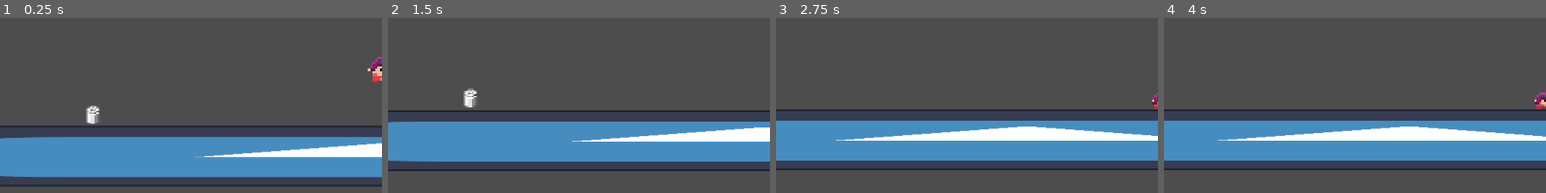
Above: before the commit, frames 1-4 (left to right).
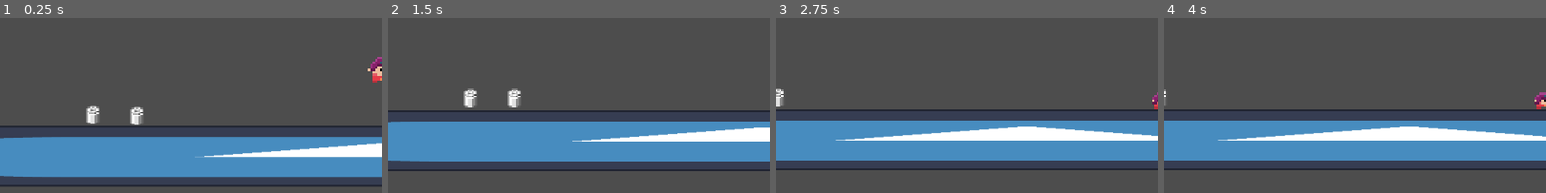
Above: after the commit, the same moments.

Repository: diamonddevv/github-game-off-2024
Game: Godot game, scene res://scenes/main.tscn
The game is run twice, just before and just after one commit, with the same random seed, the same clock (stepped at 60 frames per second) and the same inputs. The engine's default icon, where the game draws it, is replaced by a stand-in: a white triangle on a blue panel in a dark square.
Inputs:
- Up to frame 1 (0.25 s): no input
- Up to frame 2 (1.5 s): hold S (crouch) 0.53-1.28 s; hold D (right) from 0.53 s (still down); tap W (jump) at 0.77 s; tap S (crouch) at 1.35 s
- Up to frame 3 (2.75 s): tap W (jump) at 1.52 s; release D (right) at 2.03 s; hold A (left) from 2.03 s (still down); hold S (crouch) from 2.03 s (still down)
- Up to frame 4 (4 s): release A (left) at 2.78 s; release S (crouch) at 2.78 s; hold D (right) from 2.78 s (still down); tap S (crouch) at 2.85 s; tap W (jump) at 3.02, 3.77 s; hold S (crouch) from 3.53 s (still down)
The pictures show only the part of the screen within x 0-50%, y 50-100%; the shares and areas given below are measured in that part.

The runs differ from the first frame. In frame 1, 0.3% of the frame differs, in the area x 34-38%, y 50-62%; in frame 2, 0.3%; in frame 3, 0.2%; in frame 4, less than 0.1%.

Commit message:
crafting recipes

Diff:
--- /dev/null
+++ b/prefabs/game/crafting_station.tscn
@@ -0,0 +1,19 @@
+[gd_scene load_steps=4 format=3 uid="uid://cre8hki0xv04h"]
+
+[ext_resource type="Script" path="res://scripts/game/crafting_station.gd" id="1_7qybj"]
+[ext_resource type="Texture2D" uid="uid://c166ris5i5wey" path="res://resources/texture/icon.svg" id="2_73uod"]
+
+[sub_resource type="RectangleShape2D" id="RectangleShape2D_t5gfw"]
+size = Vector2(256, 256)
+
+[node name="CraftingStation" type="Node2D"]
+script = ExtResource("1_7qybj")
+
+[node name="Sprite2D" type="Sprite2D" parent="."]
+modulate = Color(0, 0.733978, 0.611725, 1)
+texture = ExtResource("2_73uod")
+
+[node name="ReachableRegion" type="Area2D" parent="."]
+
+[node name="CollisionShape2D" type="CollisionShape2D" parent="ReachableRegion"]
+shape = SubResource("RectangleShape2D_t5gfw")
--- /dev/null
+++ b/resources/data/recipes.json
@@ -0,0 +1,17 @@
+{
+	"recipes": [
+		{
+			"name": "Tin to Aluminium",
+			"ingredients": [
+				{
+					"idx": 0,
+					"count" : 2
+				}
+			],
+			"output": {
+				"idx": 1,
+				"count": 1
+			}
+		}
+	]
+}
--- a/scenes/main.tscn
+++ b/scenes/main.tscn
@@ -36,3 +36,6 @@
 
 [node name="Item" parent="." instance=ExtResource("3_jimpc")]
 position = Vector2(-616, -121)
+
+[node name="Item2" parent="." instance=ExtResource("3_jimpc")]
+position = Vector2(-524, -119)
--- /dev/null
+++ b/scripts/game/crafting_station.gd
@@ -0,0 +1,2 @@
+extends Node2D
+class_name CraftingStation
--- a/scripts/game/item.gd
+++ b/scripts/game/item.gd
@@ -18,7 +18,9 @@
 
 func _on_pickup_box_body_entered(body: Node2D):
 	if body is Player:
-		(body as Player).player_inventory.add_item(item_idx, 1)
+		var actual_added = (body as Player).player_inventory.add_item(item_idx, 1)
+		if actual_added == 0:
+			return
 		queue_free()
 
 
--- a/scripts/global_manager.gd
+++ b/scripts/global_manager.gd
@@ -1,13 +1,17 @@
 extends Node
 class_name GlobalManagerAutoloaded
 
-const items_json_path: String = "res://resources/item.json"
+const items_json_path: String = "res://resources/data/item.json"
+const recipes_json_path: String = "res://resources/data/recipes.json"
 
 var player: Player
+
 var item_types: Array[ItemType]
+var recipes: Array[CraftRecipe]
 
 func _ready() -> void:
 	load_item_types()
+	load_recipes()
 
 func load_item_types():
 	item_types = []
@@ -20,6 +24,24 @@
 
 		item_types.append(item_type)
 
+func load_recipes():
+	recipes = []
+	var data: Array = JSON.parse_string(FileAccess.open(recipes_json_path, FileAccess.READ).get_as_text())["recipes"]
+
+	for d in data:
+		var recipe := CraftRecipe.new()
+		recipe.ingredients = []
+		recipe.output = ItemInstance.new()
+
+		recipe.output.idx = d["output"]["idx"]
+		recipe.output.count = d["output"]["count"]
+
+		for i in d["ingredients"]:
+			var ing := ItemInstance.new()
+			ing.idx = i["idx"]
+			ing.count = i["count"]
+			recipe.ingredients.append(ing)
+
 
 static func get_texture_region_indexed(index: int, width: int, height: int, seperation: int, row: int):
 	var x: int = (index % row)
@@ -30,6 +52,14 @@
 
 	return Rect2i(x, y, width, height)
 
+class CraftRecipe:
+	var ingredients: Array[ItemInstance]
+	var output: ItemInstance
+
+class ItemInstance:
+	var idx: int
+	var count: int
+
 class ItemType:
 	var item_name: String
 	var item_texture_index: int
--- a/scripts/inventory/inventory.gd
+++ b/scripts/inventory/inventory.gd
@@ -5,7 +5,7 @@
 
 signal updated()
 
-@export var max_size: int = 128
+@export var max_size: int = 32
 
 var items: Dictionary
 var capacity: int = 0
@@ -24,11 +24,22 @@
 	screen_open = false
 
 
-func add_item(item_idx: int, count: int) -> void:
-	capacity += count
+func add_item(item_idx: int, count: int) -> int:
+
+	if capacity >= max_size:
+		return 0
+
+	var added: int = 0
+	if capacity + count <= max_size:
+		added = count
+	else:
+		added = max_size - capacity
+
 	if items.has(item_idx):
 		items[item_idx] += count
 	else:
 		items[item_idx] = count
 
-		updated.emit()
+	capacity += added
+	updated.emit()
+	return added
--- a/scripts/player/player.gd
+++ b/scripts/player/player.gd
@@ -104,6 +104,8 @@
 
 	if sprite.animation != IDLE_ANIM:
 		sprite.speed_scale = velocity.length_squared() / (speed * 100) ** 2
+	else:
+		sprite.speed_scale = 1
 
 	run_particle.emitting = not in_air
 	run_particle.amount = roundi(64 * inverse_lerp(0, (speed * 100) ** 2, velocity.length_squared())) + 1
Renamed: resources/item.json -> resources/data/item.json
